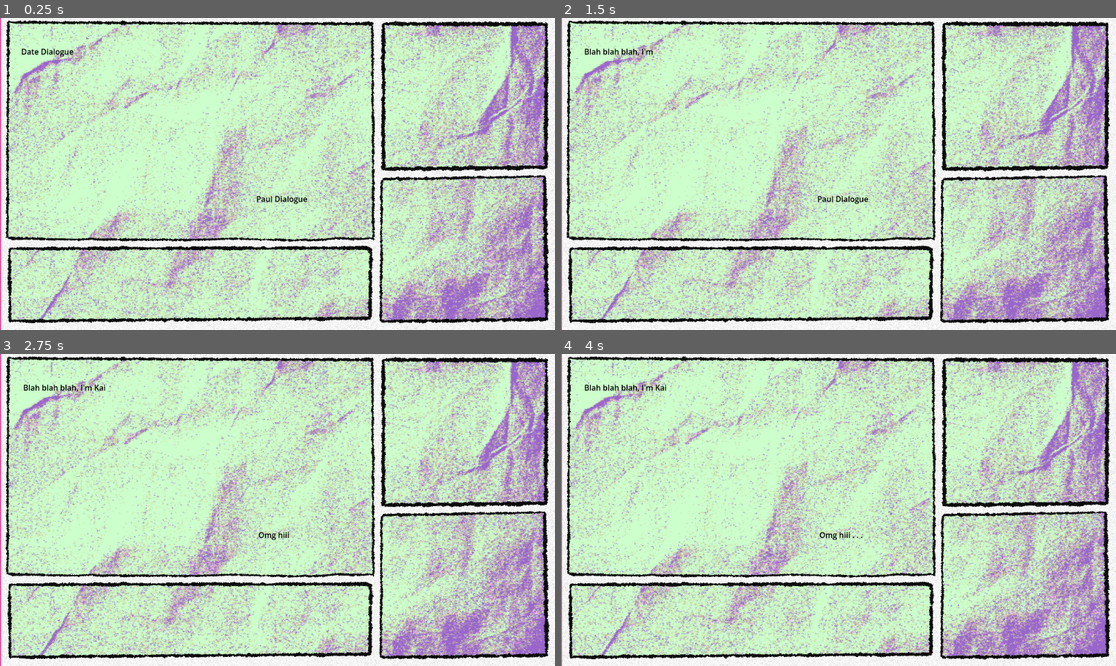
Above: before the commit, frames 1-4 (two rows, left to right).
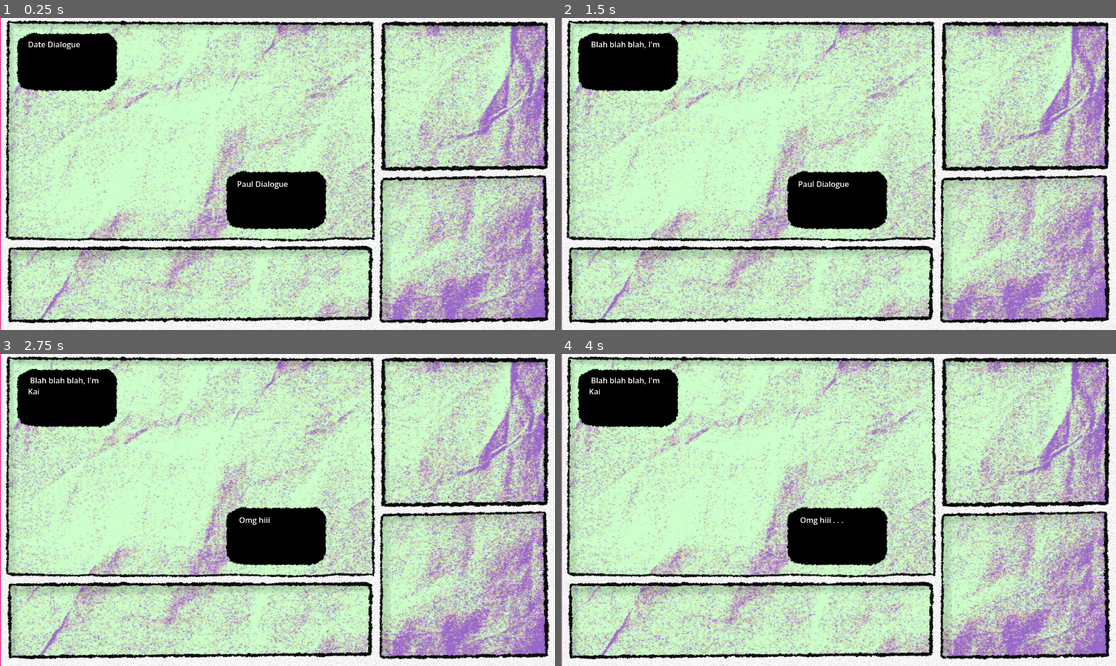
Above: after the commit, the same moments.

Repository: Chas-w/101_Lesbian_Dates
Game: Godot game, scene res://Issues/Issue_001.tscn
Two runs of this game, one before a commit and one after it. Both use one fixed random seed, a clock stepped at 60 frames per second and the inputs below. This scene is started directly instead of the project's main scene. The engine's default icon, where the game draws it, is replaced by a stand-in: a white triangle on a blue panel in a dark square.
Inputs:
- Up to frame 1 (0.25 s): no input
- Up to frame 2 (1.5 s): tap Enter (Enter) at 0.5, 0.6, 1.35 s
- Up to frame 3 (2.75 s): click "Hi!" at 2 s
- Up to frame 4 (4 s): tap Enter (Enter) at 2.85, 3.6 s

The runs differ from the first frame. In frame 1, 8.9% of the frame differs, in the area x 1-98%, y 1-97%; in frame 2, 8.9%; in frame 3, 8.9%; in frame 4, 8.9%.

Commit message:
Tilemap speech bubble and shadow on borders

Diff:
--- a/Issues/Issue_001.tscn
+++ b/Issues/Issue_001.tscn
@@ -6,7 +6,10 @@
 [ext_resource type="Shader" uid="uid://2qjxke2x5lqb" path="res://Shaders/wiggle_shader.gdshader" id="2_pw7vx"]
 [ext_resource type="Texture2D" uid="uid://dtltukq7ynrdo" path="res://Imported Textures/Border_Noise.png" id="3_pw7vx"]
 [ext_resource type="Texture2D" uid="uid://boqgrdrg7ovwv" path="res://Imported Textures/Noise.png" id="3_ykgsn"]
+[ext_resource type="Texture2D" uid="uid://dld0cexv10lth" path="res://Imported Textures/border_shadow.png" id="5_r00si"]
 [ext_resource type="Texture2D" uid="uid://7safw1bwp28n" path="res://Imported Textures/paper_dithered.png" id="7_c5erv"]
+[ext_resource type="Theme" uid="uid://bod5h5q0bmciw" path="res://Themes/comic_theme.tres" id="8_h8gaa"]
+[ext_resource type="Texture2D" uid="uid://cb6oxc8guiq0k" path="res://Imported Textures/black_bubble.png" id="8_pppn2"]
 
 [sub_resource type="ShaderMaterial" id="ShaderMaterial_ykgsn"]
 shader = ExtResource("2_pw7vx")
@@ -15,12 +18,6 @@
 shader_parameter/fps = 4.0
 shader_parameter/noise = ExtResource("3_ykgsn")
 
-[sub_resource type="RectangleShape2D" id="RectangleShape2D_2eo31"]
-size = Vector2(29, 381.5)
-
-[sub_resource type="RectangleShape2D" id="RectangleShape2D_pw7vx"]
-size = Vector2(416.5, 26.5)
-
 [sub_resource type="ShaderMaterial" id="ShaderMaterial_c5erv"]
 shader = ExtResource("2_pw7vx")
 shader_parameter/scale = Vector2(3, 3)
@@ -28,6 +25,22 @@
 shader_parameter/fps = 2.0
 shader_parameter/noise = ExtResource("3_ykgsn")
 
+[sub_resource type="RectangleShape2D" id="RectangleShape2D_2eo31"]
+size = Vector2(29, 381.5)
+
+[sub_resource type="RectangleShape2D" id="RectangleShape2D_pw7vx"]
+size = Vector2(416.5, 26.5)
+
+[sub_resource type="ShaderMaterial" id="ShaderMaterial_h8gaa"]
+shader = ExtResource("2_pw7vx")
+shader_parameter/scale = Vector2(1, 1)
+shader_parameter/strength = 1.0
+shader_parameter/fps = 6.0
+shader_parameter/noise = ExtResource("3_ykgsn")
+
+[sub_resource type="Theme" id="Theme_r00si"]
+RichTextLabel/icons/horizontal_rule = ExtResource("8_pppn2")
+
 [node name="Issue 001" type="Node2D" unique_id=555184923]
 script = ExtResource("1_pw7vx")
 
@@ -38,6 +51,19 @@
 position = Vector2(577.00006, 323.00003)
 scale = Vector2(0.5989584, 0.6018518)
 texture = ExtResource("3_pw7vx")
+
+[node name="Border Shadow Sprite" type="Sprite2D" parent="CanvasLayer/Border Sprite" unique_id=920489325]
+z_index = -1
+material = SubResource("ShaderMaterial_ykgsn")
+texture = ExtResource("5_r00si")
+
+[node name="Background Sprite" type="Sprite2D" parent="CanvasLayer" unique_id=1775850454]
+z_index = -4
+material = SubResource("ShaderMaterial_c5erv")
+position = Vector2(577.9529, 326.52307)
+rotation = -1.5707964
+scale = Vector2(1.7365384, 1.7365384)
+texture = ExtResource("7_c5erv")
 
 [node name="Everything" type="Control" parent="CanvasLayer" unique_id=1847136715]
 layout_mode = 3
@@ -179,8 +205,8 @@
 brain = NodePath("../../Brain")
 brain_spawn_loc = NodePath("../../Brain/Spawn Location")
 JSON_file_path = "res://Templates/Data/Sample Dialogue.json"
-paul_dialogue = NodePath("Paul/RichTextLabel")
-date_dialogue = NodePath("Date/RichTextLabel")
+paul_dialogue = NodePath("Paul/Panel/RichTextLabel")
+date_dialogue = NodePath("Date/Panel/RichTextLabel")
 progression_icon = NodePath("Awaiting Progression Icon")
 display_buffer = 0.46
 
@@ -194,14 +220,35 @@
 offset_right = 0.093933105
 offset_bottom = 0.17996216
 
-[node name="RichTextLabel" type="RichTextLabel" parent="CanvasLayer/Everything/Game/Dialogue Control/Paul" unique_id=516117115]
-layout_mode = 1
-anchors_preset = 15
-anchor_right = 1.0
-anchor_bottom = 1.0
-grow_horizontal = 2
-grow_vertical = 2
-theme_override_colors/default_color = Color(0, 0, 0, 1)
+[node name="Panel" type="Panel" parent="CanvasLayer/Everything/Game/Dialogue Control/Paul" unique_id=1998781770]
+material = SubResource("ShaderMaterial_h8gaa")
+custom_minimum_size = Vector2(128, 128)
+layout_mode = 1
+anchors_preset = -1
+anchor_left = -0.29500002
+anchor_top = -0.80700004
+anchor_right = 0.68100005
+anchor_bottom = 1.1620001
+offset_left = -0.034194946
+offset_top = -0.0012321472
+offset_right = -0.060440063
+offset_bottom = 0.030784607
+theme = ExtResource("8_h8gaa")
+
+[node name="RichTextLabel" type="RichTextLabel" parent="CanvasLayer/Everything/Game/Dialogue Control/Paul/Panel" unique_id=516117115]
+layout_mode = 1
+anchors_preset = -1
+anchor_left = 0.11400001
+anchor_top = 0.14600001
+anchor_right = 0.86500007
+anchor_bottom = 0.84800005
+offset_left = 0.02168274
+offset_top = 0.0004043579
+offset_right = -0.036209106
+offset_bottom = 0.03519821
+grow_horizontal = 2
+grow_vertical = 2
+theme = SubResource("Theme_r00si")
 text = "Paul Dialogue"
 fit_content = true
 
@@ -216,14 +263,32 @@
 offset_right = 0.24797058
 offset_bottom = -0.103012085
 
-[node name="RichTextLabel" type="RichTextLabel" parent="CanvasLayer/Everything/Game/Dialogue Control/Date" unique_id=215208666]
-layout_mode = 1
-anchors_preset = 15
-anchor_right = 1.0
-anchor_bottom = 1.0
-grow_horizontal = 2
-grow_vertical = 2
-theme_override_colors/default_color = Color(0, 0, 0, 1)
+[node name="Panel" type="Panel" parent="CanvasLayer/Everything/Game/Dialogue Control/Date" unique_id=526484516]
+material = SubResource("ShaderMaterial_h8gaa")
+custom_minimum_size = Vector2(128, 128)
+layout_mode = 1
+anchors_preset = -1
+anchor_left = -0.046000004
+anchor_top = -0.49600002
+anchor_right = 0.93000007
+anchor_bottom = 1.473
+offset_left = 0.07118702
+offset_top = -0.012495041
+offset_right = 0.044891357
+offset_bottom = 0.01953125
+theme = ExtResource("8_h8gaa")
+
+[node name="RichTextLabel" type="RichTextLabel" parent="CanvasLayer/Everything/Game/Dialogue Control/Date/Panel" unique_id=215208666]
+layout_mode = 1
+anchors_preset = 15
+anchor_right = 1.0
+anchor_bottom = 1.0
+offset_left = 24.000011
+offset_top = 16.0
+offset_right = -30.960892
+offset_bottom = -17.600311
+grow_horizontal = 2
+grow_vertical = 2
 text = "Date Dialogue"
 fit_content = true
 
@@ -232,11 +297,3 @@
 position = Vector2(694.5, 39)
 scale = Vector2(0.4, 0.4)
 texture = ExtResource("2_jubba")
-
-[node name="Background" type="Sprite2D" parent="CanvasLayer" unique_id=1775850454]
-z_index = -4
-material = SubResource("ShaderMaterial_c5erv")
-position = Vector2(577.9529, 326.52307)
-rotation = -1.5707964
-scale = Vector2(1.7365384, 1.7365384)
-texture = ExtResource("7_c5erv")
--- /dev/null
+++ b/Themes/comic_theme.tres
@@ -0,0 +1,15 @@
+[gd_resource type="Theme" format=3 uid="uid://bod5h5q0bmciw"]
+
+[ext_resource type="Texture2D" uid="uid://cb6oxc8guiq0k" path="res://Imported Textures/black_bubble.png" id="1_re5tp"]
+
+[sub_resource type="StyleBoxTexture" id="StyleBoxTexture_pppn2"]
+texture = ExtResource("1_re5tp")
+texture_margin_left = 42.0
+texture_margin_top = 42.0
+texture_margin_right = 42.0
+texture_margin_bottom = 42.0
+axis_stretch_horizontal = 2
+axis_stretch_vertical = 2
+
+[resource]
+Panel/styles/panel = SubResource("StyleBoxTexture_pppn2")
Binary file added: Imported Textures/black_bubble.png
Not shown, added: Imported Textures/black_bubble.png.import
Binary file added: Imported Textures/border_shadow.png
Not shown, added: Imported Textures/border_shadow.png.import
